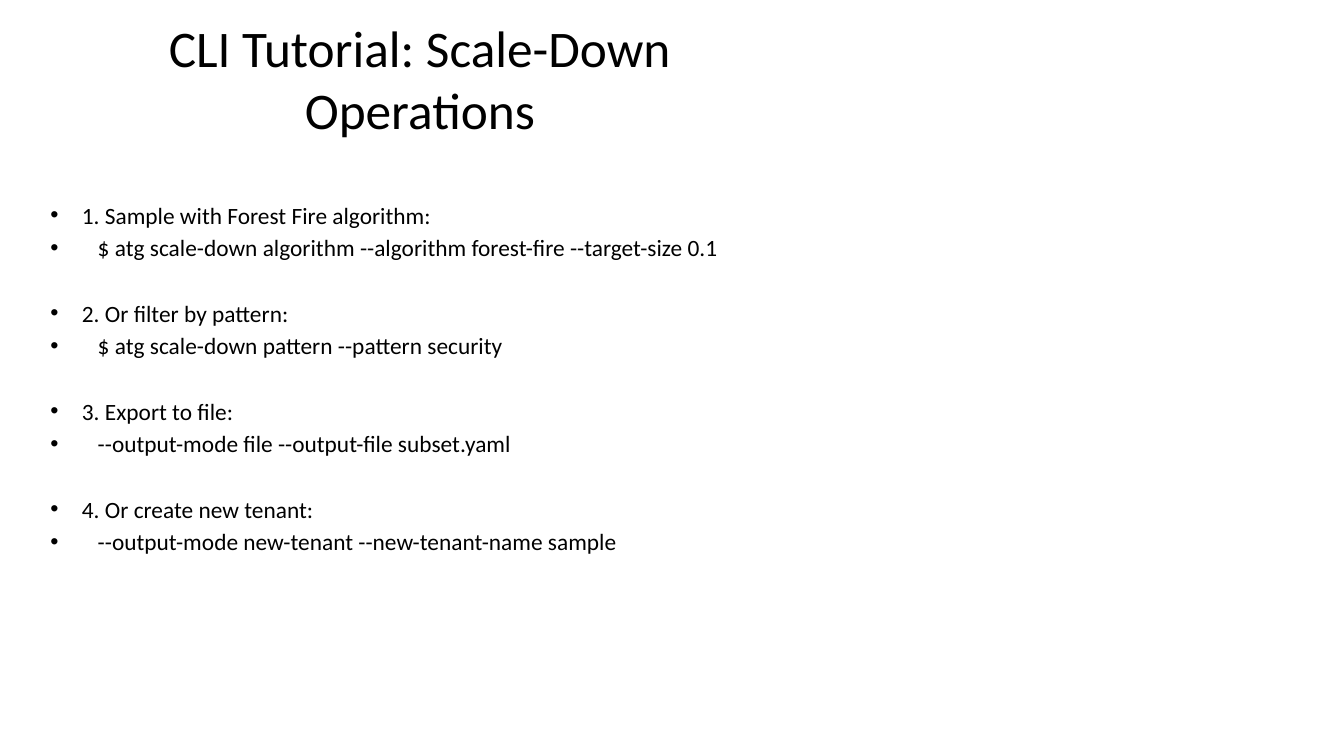
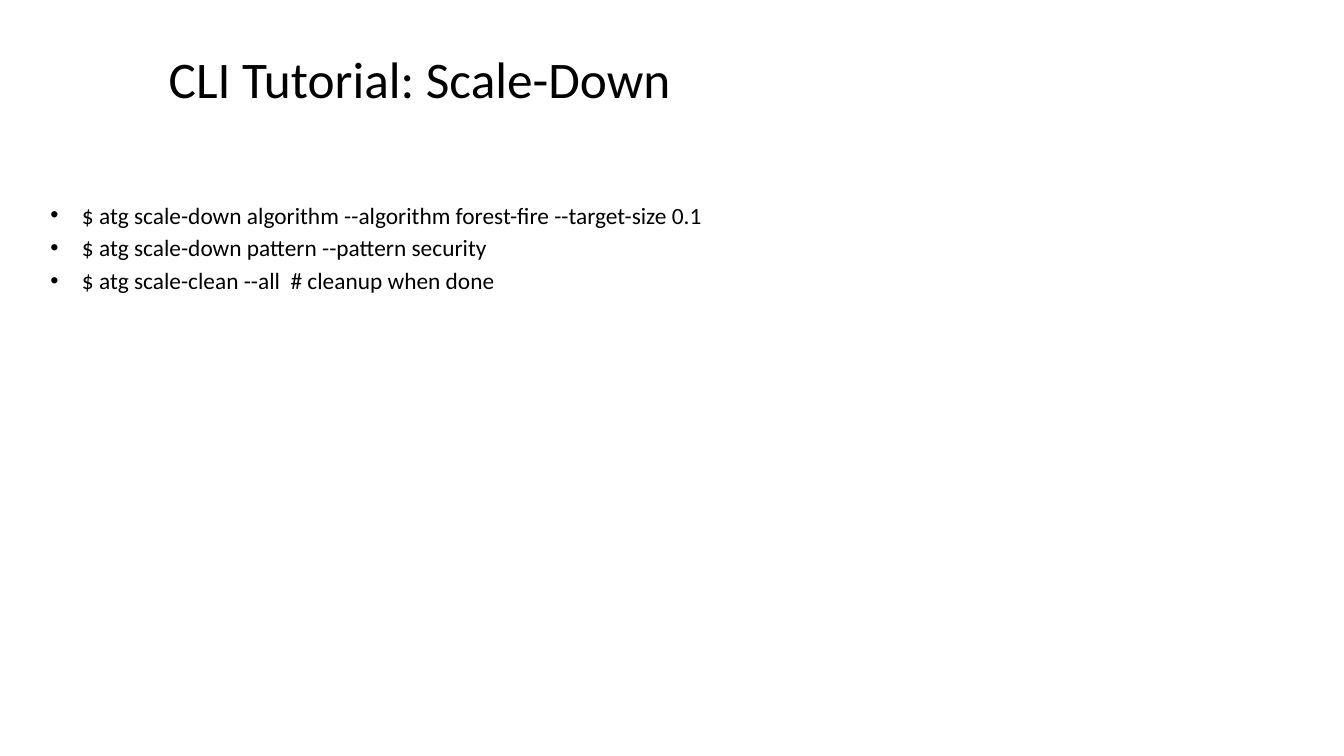
Before and after one commit to rysweet/azure-tenant-grapher, a slide deck: slide 11 of Scale_Operations_Implementation.pptx. Drawn at 1344x756 pixels with LibreOffice and Linux fonts; fonts in the diff are those of the drawing. Boxes give left, top, right and bottom in pixels: in the first picture for what was removed or moved away, otherwise in the second. Text is boxed around its words. In the diff, an @@ line names an element or a change of style, - is before the commit and + after.

```diff
--- a/Scale_Operations_Implementation.pptx
+++ b/Scale_Operations_Implementation.pptx
@@ title at (169, 62, 670, 99): text changed @@
-CLI Tutorial: Scale-Down Operations
+CLI Tutorial: Scale-Down
@@ text at (82, 207, 430, 228): paragraph removed @@
-• 1. Sample with Forest Fire algorithm:
@@ text at (99, 272, 494, 293): text changed @@
-• 3. Export to file:
-• --output-mode file --output-file subset.yaml
-• 4. Or create new tenant:
-• --output-mode new-tenant --new-tenant-name sample
+• $ atg scale-clean --all # cleanup when done
@@ text at (82, 305, 288, 326): paragraph removed @@
-• 2. Or filter by pattern:
```
Also in this commit, not shown: 13 other slides changed.
